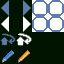
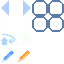
Revision of a layered (64, 64) image; what changed, layer by layer:
painted on "Background" over [0, 0, 64, 64]
